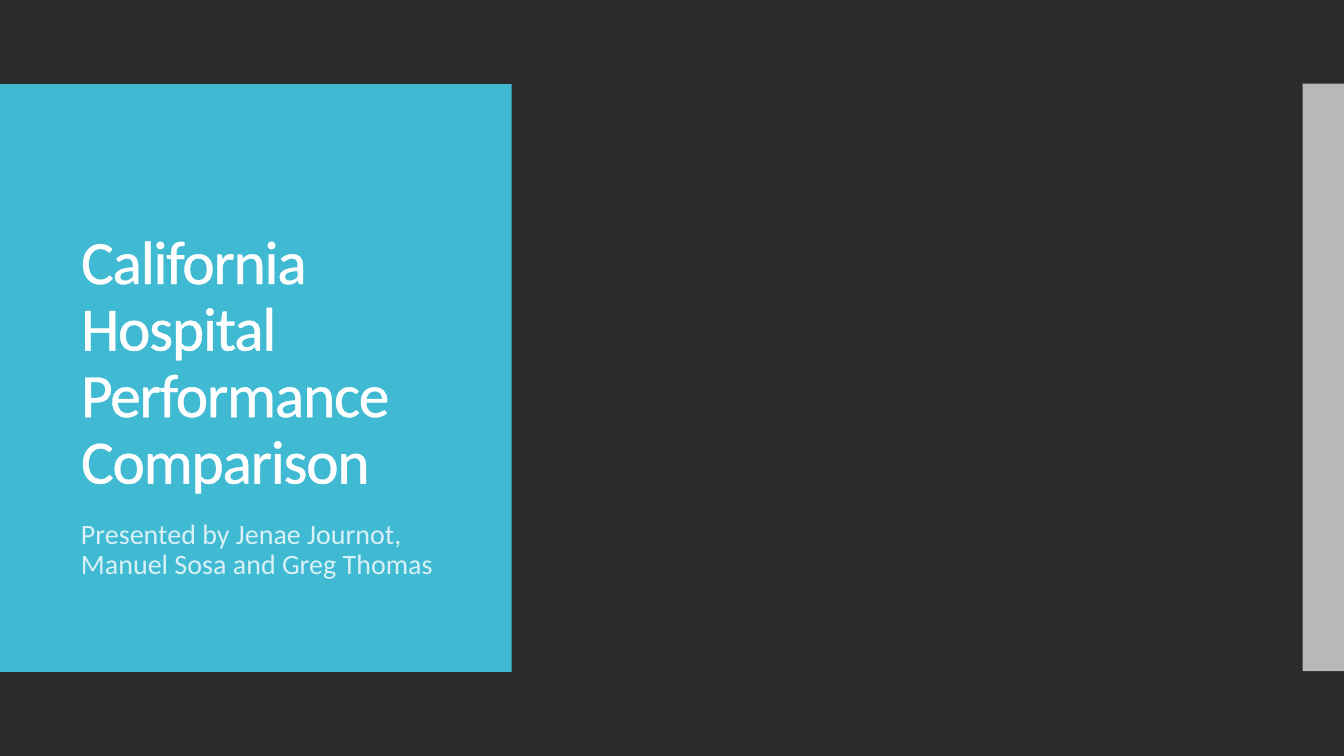
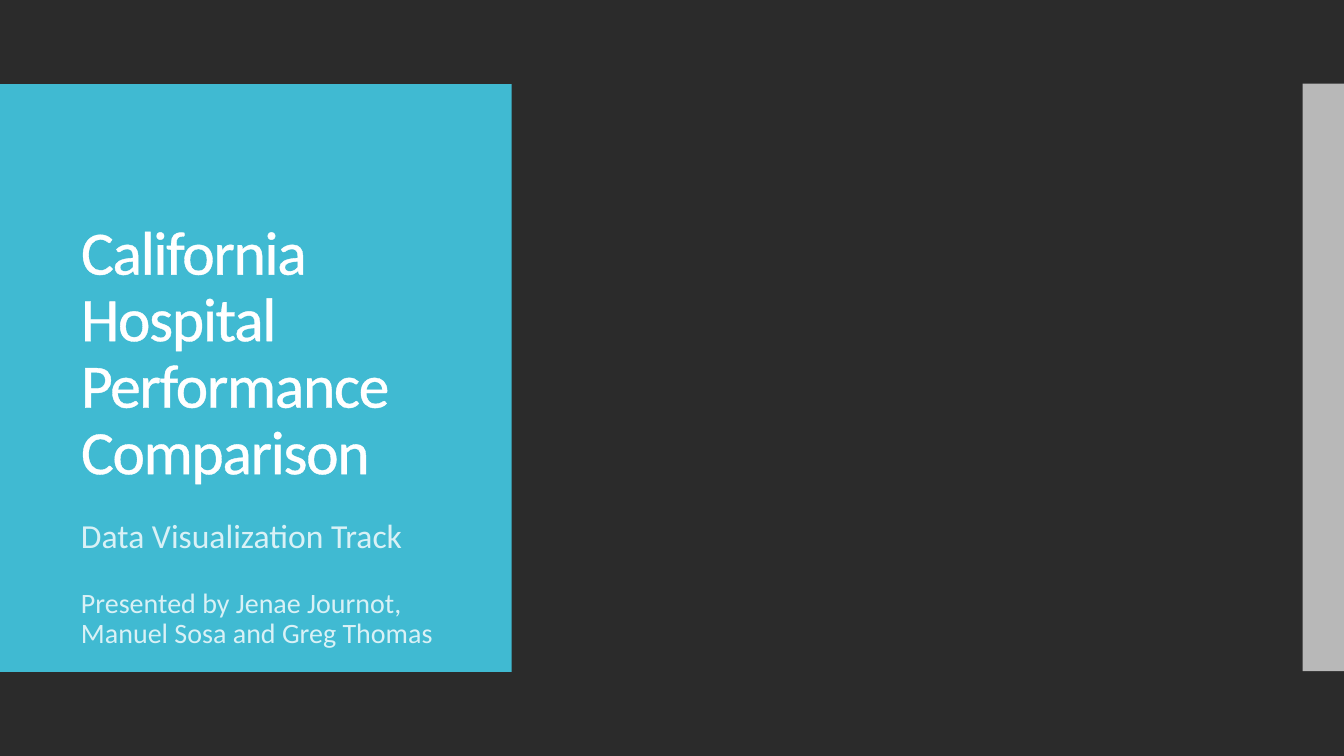
Before and after one commit to manuel-sosa/project3_data_viz, a slide deck: slide 1 of Jenae/Project 3 - California Hospital Performance Comparison.pptx. Drawn at 1344x756 pixels with LibreOffice and Linux fonts; fonts in the diff are those of the drawing; background and template pictures are left out; a plain dark background stands for a picture behind light text. Boxes give left, top, right and bottom in pixels: in the first picture for what was removed or moved away, otherwise in the second. Text is boxed around its words. In the diff, an @@ line names an element or a change of style, - is before the commit and + after.

```diff
--- a/Jenae/Project 3 - California Hospital Performance Comparison.pptx
+++ b/Jenae/Project 3 - California Hospital Performance Comparison.pptx
@@ title "California Hospital Performance Comparison": place and size @@
-title "California Hospital Performance Comparison" at bbox=[81, 241, 389, 494]
+title "California Hospital Performance Comparison" at bbox=[81, 231, 389, 485]
@@ subtitle at bbox=[81, 524, 402, 548]: text changed; size 20 to 24 pt @@
-Presented by Jenae Journot, Manuel Sosa and Greg Thomas
+Data Visualization Track
@@ text added at bbox=[81, 593, 433, 648], 20 pt, text #D9F1F6 @@
+Presented by Jenae Journot, Manuel Sosa and Greg Thomas
```
Also in this commit, not shown: 2 other slides changed, 3 slides added.
